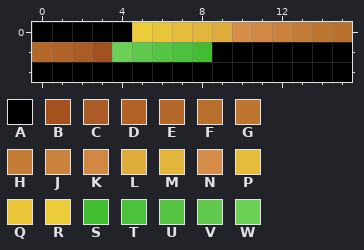
Pixel-art file, stored at palette.aseprite. This is how it looked before the edit.
16x3 pixels, 1 frame.
Palette (. is transparent): A #000000  B #a3521f  C #ab5b26  D #b06229  E #b4692b  F #b9702d  G #bd762f  H #c47c36  J #ca823c  K #d08843  L #dead3c  M #e2b53b  N #d68d49  P #e6bd3a  Q #eac539  R #edcc39  S #42bd32  T #4cc13b  U #57c544  V #61c94d  W #6ad156
Once edited:
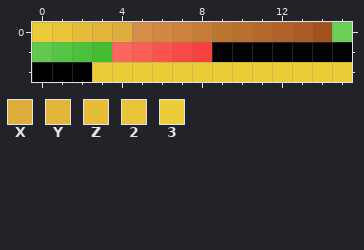
Colours new in this view: X #dead3c  Y #e2b53b  Z #e6bd3a  2 #eac539  3 #edcc39
Change:
Colour B changes from #a3521f to #42bd32.
Colour C changes from #ab5b26 to #4cc13b.
Colour D changes from #b06229 to #57c544.
Colour E changes from #b4692b to #61c94d.
Colour F changes from #b9702d to #6ad156.
Colour G changes from #bd762f to #a3521f.
Colour H changes from #c47c36 to #ab5b26.
Colour J changes from #ca823c to #b06229.
Colour K changes from #d08843 to #b4692b.
Colour L changes from #dead3c to #bd762f.
Colour M changes from #e2b53b to #c47c36.
Colour N changes from #d68d49 to #b9702d.
Colour P changes from #e6bd3a to #ca823c.
Colour Q changes from #eac539 to #d08843.
Colour R changes from #edcc39 to #d68d49.
Colour S changes from #42bd32 to #f74040.
Colour T changes from #4cc13b to #f84a47.
Colour U changes from #57c544 to #f9544e.
Colour V changes from #61c94d to #fa5e55.
Colour W changes from #6ad156 to #fa675c.
Colour A gives way to colour 2 in row 0 at x 1.
Colour A gives way to colour 3 in row 0 at x 0; in row 2 at x 3 to 15.
Colour A gives way to colour X in row 0 at x 4.
Colour A gives way to colour Y in row 0 at x 3.
Colour A gives way to colour Z in row 0 at x 2.
Pixel boxes of the changes (left, top, right, bottom) in both pictures:
changed: (32, 22, 352, 82)
